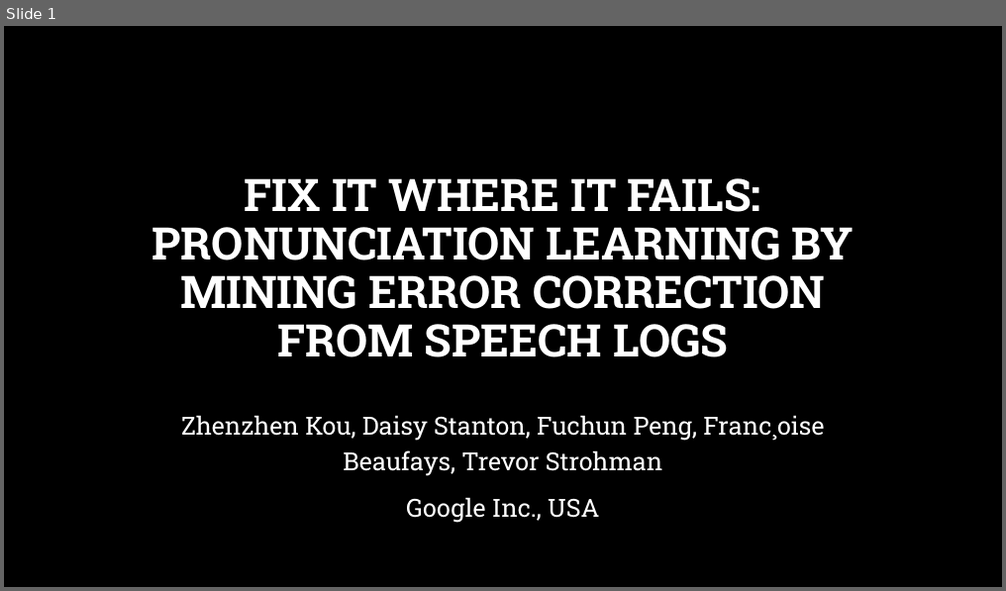
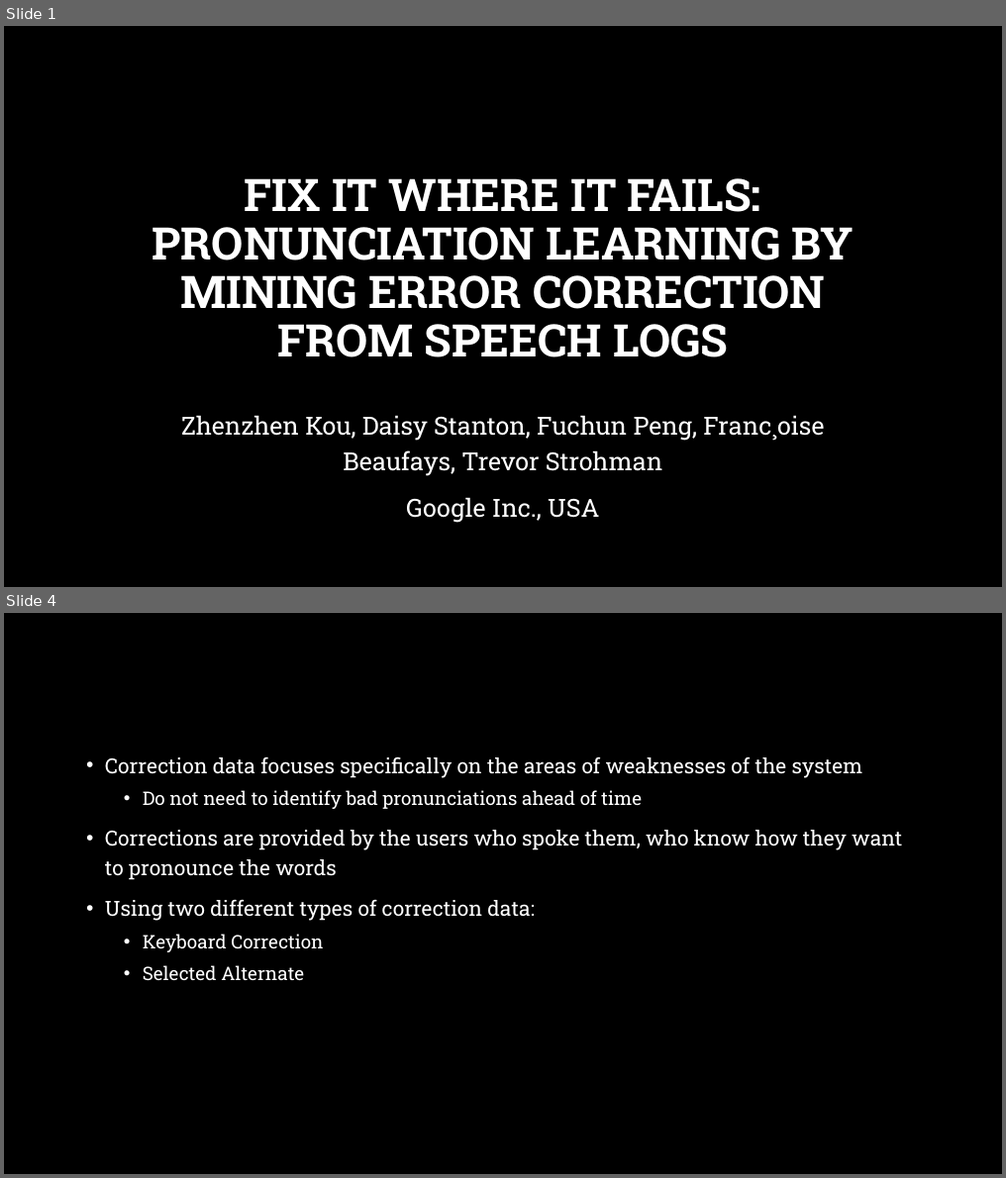
Before and after one commit to msnyde8/COSC757, a slide deck: Assignments/ArticleSummary/ArticleSummarySlides-MJS.pptx. Shown one above the other, each under a label of ours: slide 1 before the commit, slides 1 and 4 after it; the slides between them are not shown. The pictures are 1006x591 and 1006x1178 pixels, drawn with LibreOffice and Linux fonts; fonts in the diff are those of the drawing; background and template pictures are left out. Boxes give left, top, right and bottom in pixels: in the first picture for what was removed or moved away, otherwise in the second. Text is boxed around its words. In the diff, an @@ line names an element or a change of style, - is before the commit and + after.

```diff
--- a/Assignments/ArticleSummary/ArticleSummarySlides-MJS.pptx
+++ b/Assignments/ArticleSummary/ArticleSummarySlides-MJS.pptx
@@ slide 4 added at <box>4,613,1002,1174</box>, background picture (left out) @@
@@ text added at <box>105,757,902,980</box>, 20 pt, text #FFFFFF @@
+• Correction data focuses specifically on the areas of weaknesses of the system
+  • Do not need to identify bad pronunciations ahead of time
+• Corrections are provided by the users who spoke them, who know how they want to pronounce the words
+• Using two different types of correction data:
+  • Keyboard Correction
+  • Selected Alternate
```
Also in this commit, not shown: 1 slide changed, 6 other slides added, 3 slides removed, 2 other files.
